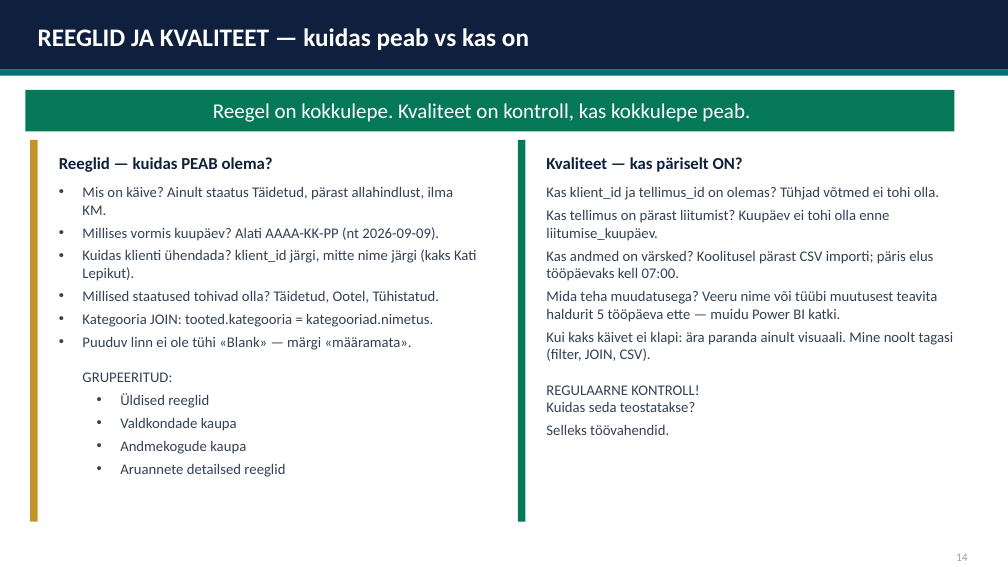
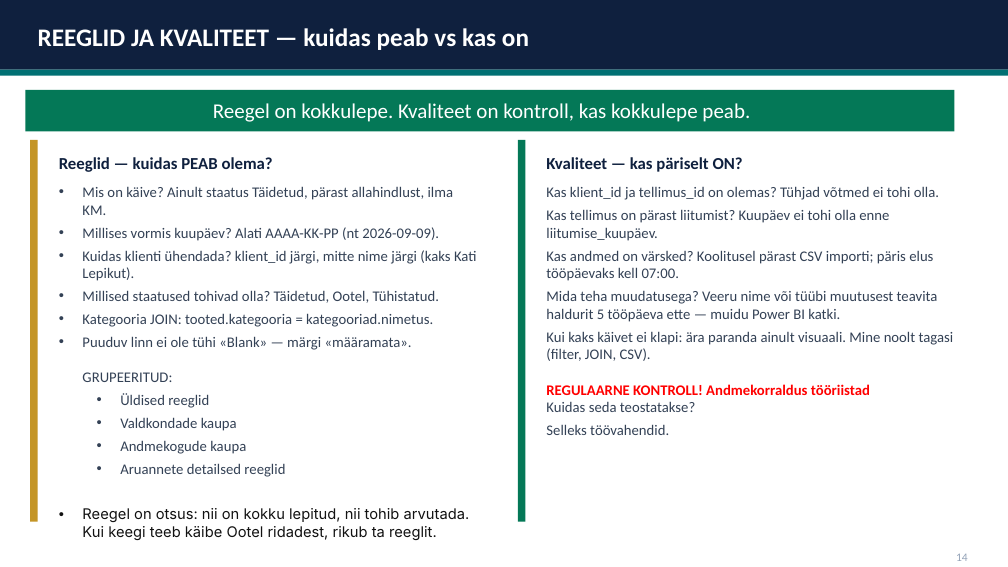
Before and after one commit to emilieabel/andmetarkus, a slide deck: slide 6 of Materjalid/Day10 Andmekaitse/10-paev-andmetarkus-esitlus.pptx. Drawn at 1008x567 pixels with LibreOffice and Linux fonts; fonts in the diff are those of the drawing. Boxes give left, top, right and bottom in pixels: in the first picture for what was removed or moved away, otherwise in the second. Text is boxed around its words. In the diff, an @@ line names an element or a change of style, - is before the commit and + after.

```diff
--- a/Materjalid/Day10 Andmekaitse/10-paev-andmetarkus-esitlus.pptx
+++ b/Materjalid/Day10 Andmekaitse/10-paev-andmetarkus-esitlus.pptx
@@ text at [546,331,954,412]: text changed @@
-Kui kaks käivet ei klapi: ära paranda ainult visuaali. Mine noolt tagasi (filter, JOIN, CSV).
-REGULAARNE KONTROLL!
-Kuidas seda teostatakse?
+Kui kaks käivet ei klapi: ära paranda ainult visuaali. Mine noolt tagasi (filter, JOIN, CSV).
+REGULAARNE KONTROLL! Andmekorraldus tööriistad
+Kuidas seda teostatakse?
@@ text at [82,508,470,540]: paragraph added @@
+• Reegel on otsus: nii on kokku lepitud, nii tohib arvutada. Kui keegi teeb käibe Ootel ridadest, rikub ta reeglit.
```
Also in this commit, not shown: 12 other slides changed, 1 slide added, 1 slide removed, 1 other file.
